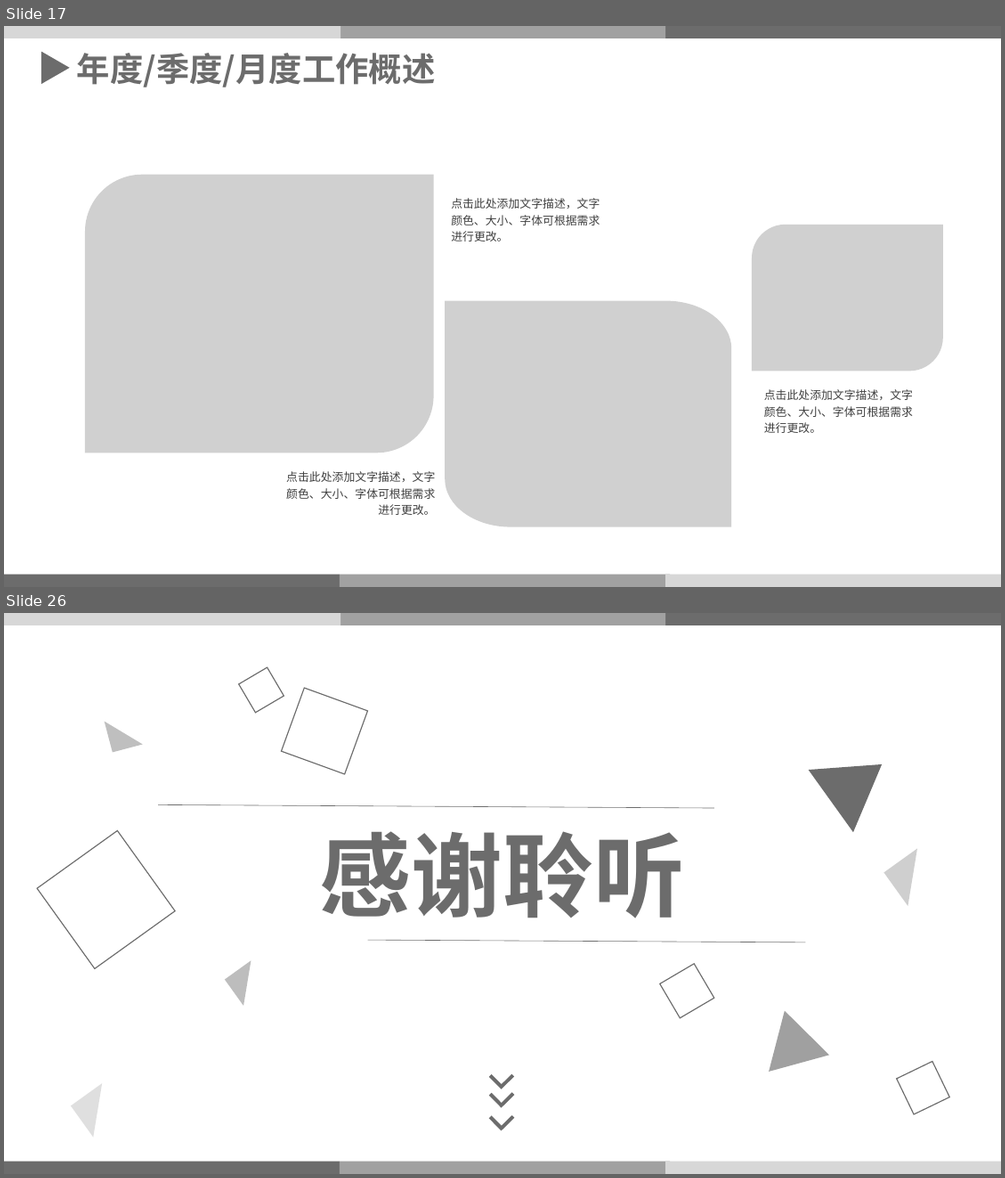
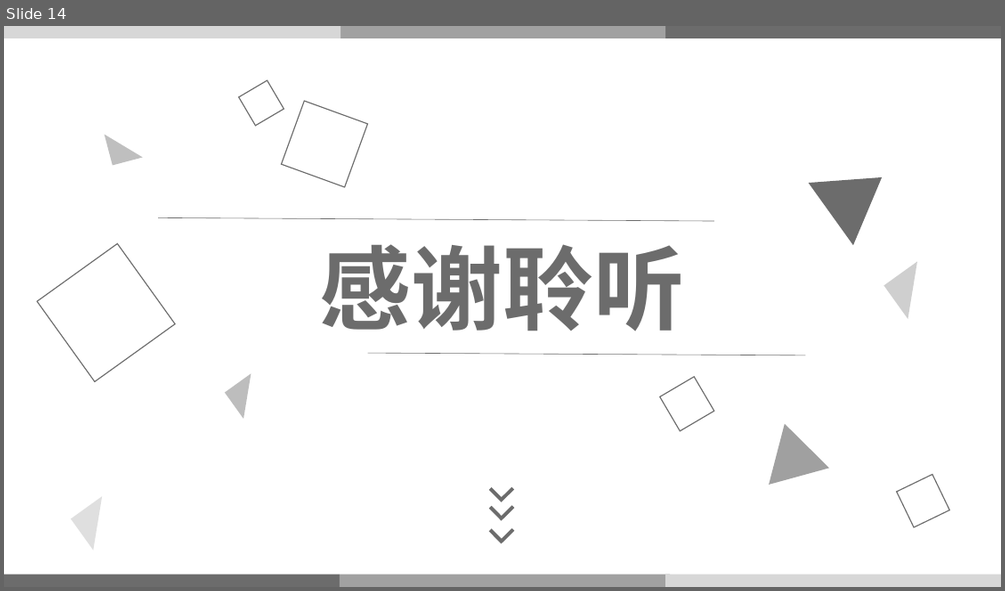
Before and after one commit to TJU-SSE-2018-OSLab/2018-OSLab, a slide deck: 操作系统答辩PPT.pptx. Shown one above the other, each under a label of ours: slides 17 and 26 before the commit, slide 14 after it; the slides between them are not shown. The pictures are 1005x1178 and 1005x591 pixels, drawn with LibreOffice and Linux fonts; fonts in the diff are those of the drawing; grey boxes stand for pictures; background and template pictures are left out. Boxes give left, top, right and bottom in pixels: in the first picture for what was removed or moved away, otherwise in the second. Text is boxed around its words. In the diff, an @@ line names an element or a change of style, - is before the commit and + after.

```diff
--- a/操作系统答辩PPT.pptx
+++ b/操作系统答辩PPT.pptx
@@ slide 17 removed at [4, 26, 1001, 587], background picture (left out) @@
@@ rectangle removed at [4, 26, 340, 38] @@
@@ right arrow removed at [41, 52, 70, 84] @@
@@ rectangle removed at [340, 26, 666, 38] @@
@@ rectangle removed at [665, 26, 1001, 38] @@
@@ text removed at [77, 53, 436, 87] @@
-年度/季度/月度工作概述
@@ picture removed at [85, 175, 433, 453] @@
@@ text removed at [451, 198, 599, 241] @@
-点击此处添加文字描述，文字颜色、大小、字体可根据需求进行更改。
@@ picture removed at [752, 224, 943, 370] @@
@@ picture removed at [445, 300, 732, 526] @@
@@ text removed at [764, 389, 913, 433] @@
-点击此处添加文字描述，文字颜色、大小、字体可根据需求进行更改。
@@ text removed at [286, 471, 435, 515] @@
-点击此处添加文字描述，文字颜色、大小、字体可根据需求进行更改。
@@ rectangle removed at [4, 574, 340, 587] @@
@@ rectangle removed at [340, 574, 671, 587] @@
@@ rectangle removed at [666, 574, 1001, 587] @@
@@ what was slide 26 is now slide 14 @@
```
Also in this commit, not shown: 4 slides changed, 11 other slides removed, 2 other files.
